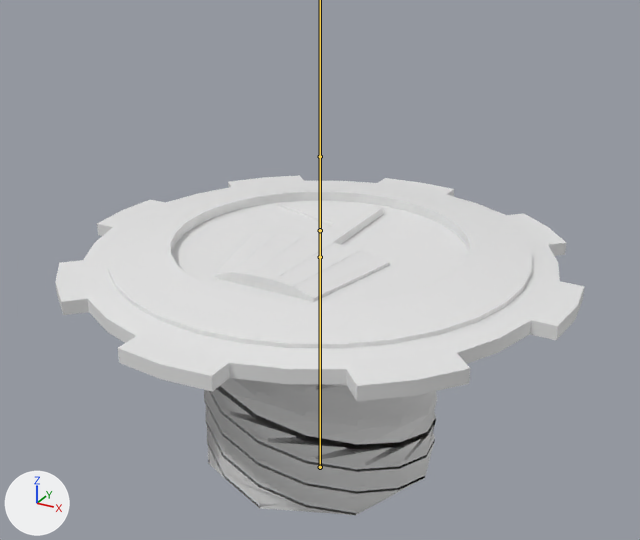
The FBX model Island Defence/Assets/Models/Marnix/Spring Pad/Spring pad.fbx, before and after one commit.
One viewpoint serves both versions: a 50 mm lens placed at (1.7, -3.09, 2.2), pointed at (0.0, -0.01, 0.66). Lighting does not change. The marker at lower left points along +X, +Y and +Z. Both versions are drawn at frame 3 of the action 'Armature|Spring'; the numbers are the values there. The bones that bend it are drawn over the model as lines.
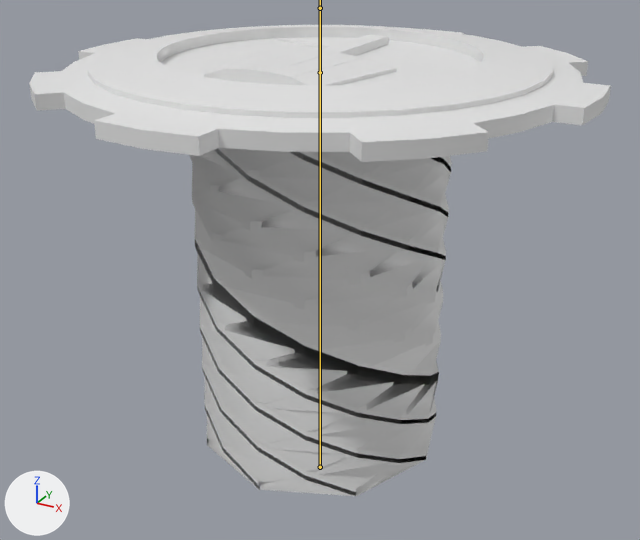
Commit message: spring pad animation better

What differs and where, as boxes (x1, y1, x2, y2) in the pictures (640 x 540 px):
'Cylinder.001', posed (10% wider, 38% taller)
    before: (55, 175, 584, 515)
    after: (29, 25, 611, 496)
bone 'Spring', root to tip
    before: (320, 467) to (320, 230)
    after: (320, 467) to (320, 8)

What the commit changed:
Bone 'pad' (bone_pad) moves from (0.0, 1.601, 0.0) to (0.0, 3.37, 0.0).
Bone 'Spring' (bone_spring) is rescaled from (1.0, 3.14, 1.0) to (1.0, 5.5, 1.0).
